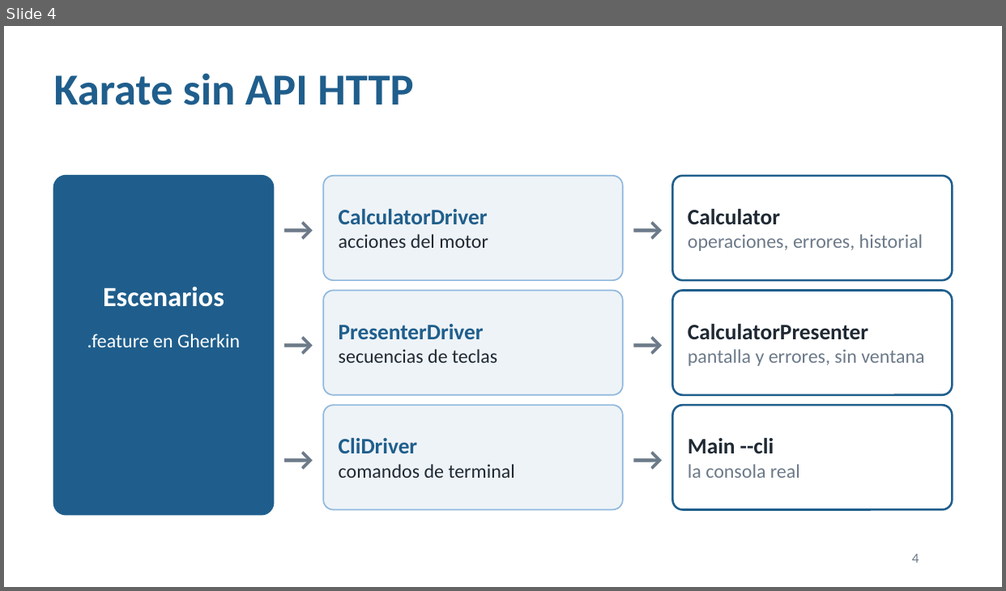
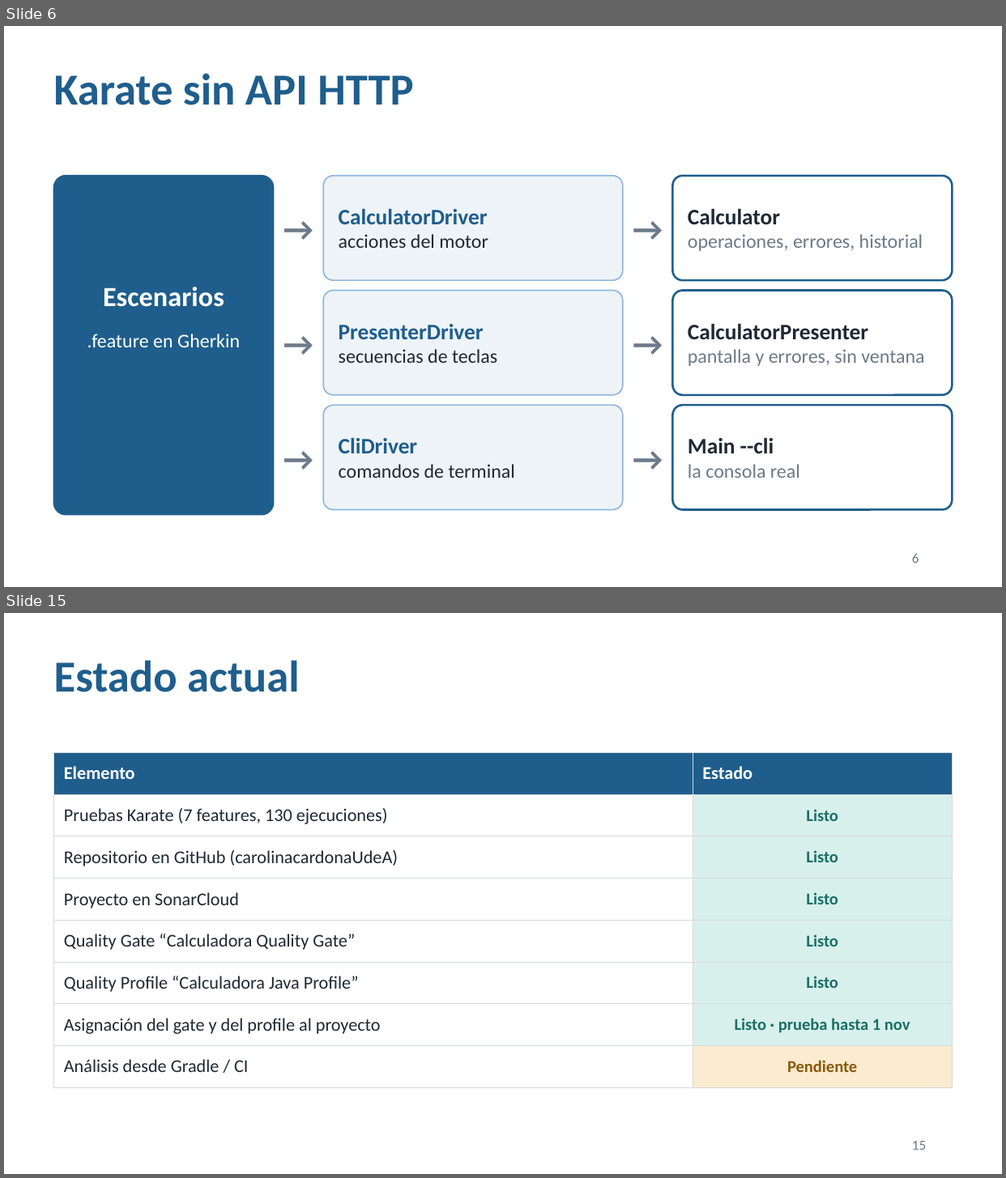
Before and after one commit to carolinacardonaUdeA/calidad-software, a slide deck: docs/Presentacion_Calidad_Calculadora.pptx. Shown one above the other, each under a label of ours: slide 4 before the commit, slides 6 and 15 after it; the slides between them are not shown. The pictures are 1006x591 and 1006x1178 pixels, drawn with LibreOffice and Linux fonts; fonts in the diff are those of the drawing. Boxes give left, top, right and bottom in pixels: in the first picture for what was removed or moved away, otherwise in the second. Text is boxed around its words. In the diff, an @@ line names an element or a change of style, - is before the commit and + after.

Commit message:
configuracion sonar

```diff
--- a/docs/Presentacion_Calidad_Calculadora.pptx
+++ b/docs/Presentacion_Calidad_Calculadora.pptx
@@ slide 15 added at (4,613,1002,1174), background #FFFFFF @@
@@ title added at (54,660,300,692), 32 pt, text #1F5E8C, bold @@
+Estado actual
@@ table added at (54,752,952,1076), 8 rows, 2 columns @@
+Elemento | Estado
+Pruebas Karate (7 features, 130 ejecuciones) | Listo
+Repositorio en GitHub (carolinacardonaUdeA) | Listo
+Proyecto en SonarCloud | Listo
+Quality Gate “Calculadora Quality Gate” | Listo
+Quality Profile “Calculadora Java Profile” | Listo
+Asignación del gate y del profile al proyecto | Listo · prueba hasta 1 nov
+Análisis desde Gradle / CI | Pendiente
@@ page number added at (912,1141,926,1150), 10 pt, text #6C7A89 @@
+15
@@ what was slide 4 is now slide 6 @@
@@ page number at (912,553,919,563): text changed @@
-4
+6
```
Also in this commit, not shown: 8 slides changed, 6 other slides added, 1 slide removed, 7 other files.
